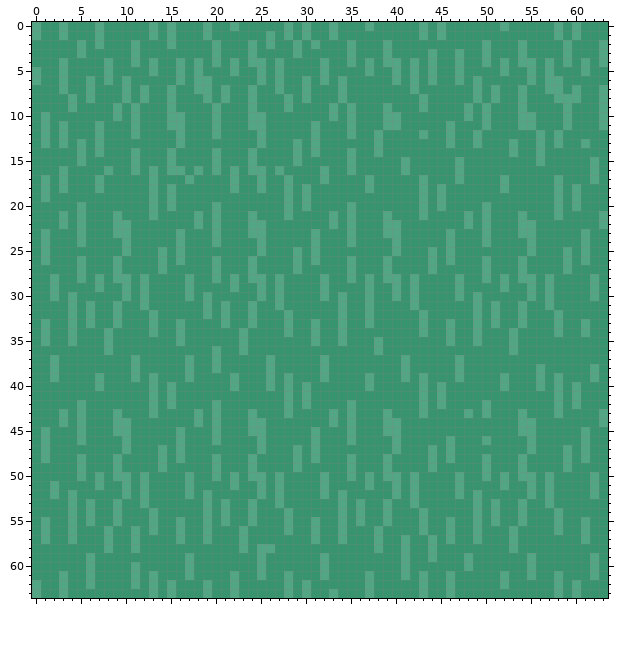
Two states of a pixel-art sprite, Assets/Sprites/Grass.png. Above, as it was before the edit.
The file is 64x64 pixels.
Once edited:
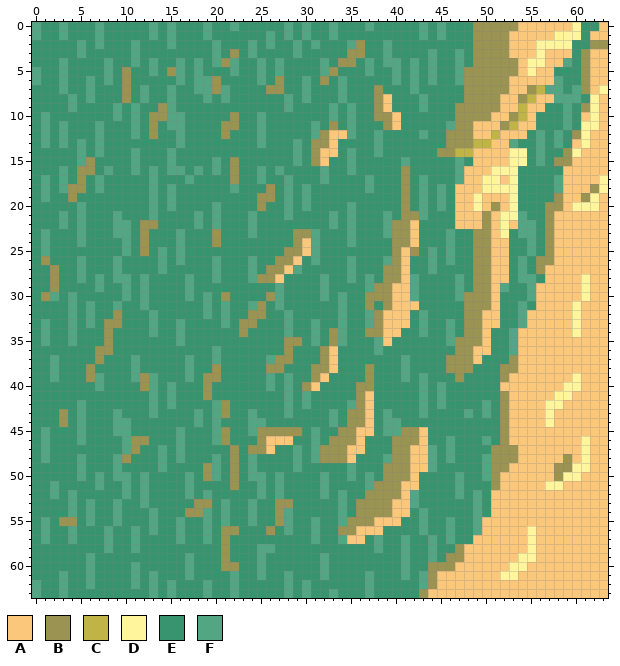
Palette (. is transparent): A #fbc87b  B #9b9351  C #c1b447  D #fff59d  E #37946e  F #52a684
Changes in this commit:
Changed rows in their new state; - is an unchanged pixel.
first column x 1:
 0 ------------------------------------------------BBBBBAAAAAAD--A
 1 ------------------------------------------------BBBBAAAAADDD-AA
 2 -----------------------------------B------------BBBBAAADDDD--BB
 3 ---------------------B------------BB------------BBBBAAADAAA-BAA
 4 --------------------B--E---------BB-------------BBBBBADDAA--BAA
 5 ---------B----B-----------------B--------------BBBBBBADAA---BAA
 6 ---------B---------B------B----B---------------BBBBBAAAAA---BAA
 7 ---------B---------B---E-BB----------B---------BBBBBAABC----BAD
 8 ---------B-------------E-------------BA--------BBBBAABCAA----DA
 9 -------------B-----E---E-------------BA-------BBBBBAACAA----BDA
10 ------------BB-----E-B-E-------------BBA------BBBBAABCA-----ADA
11 ------------B------EBB-E--------B-----BA------BBAAABCAA-----DDA
12 ------------B------EB----------BAA-----------BBBAACAAA-----BDAA
13 ------------------------------BBA------------BBBCCAA-------ADAA
14 -------------------E---E------BAA-----------BBCCAAAADD----BDAAA
15 -----B---------------B-E------BA----------------AAAADD---BBAAAA
16 ----BB---------------B-E----------------B------AAADDD-----AAAAA
17 ----B----------------B------------------B------AADDAD-----AAAAD
18 ---BB-------------------EB--------------B-----AAADDDD-----AAABD
19 ---B--------------------BB--------------B-----AADAAAD----BAABDA
20 ------------------------B---------------B-----AADABAD---BBADDDA
21 ----------------------------------------BB----AAABADD---BAAAAAA
22 -----------BB-----------E--------------BBA----AAABADA---BAAAAAA
23 -----------B-------B----E---BB---------BBA------BBAD----BAAAAAA
24 -----------B-------B----E---BA---------BBA------BBAA----BAAAAAA
25 -----------B------------E--BBA---------BAB------BBAA----BAAAAAA
26 B-------------------------BBA----------BA-------BBAA---BBAAAAAA
27 -B-----------------------BBA----------BBA-------BBAA---BAAAAAAA
28 -B-------------------E--BBA-----------BBA-------BBAA----AAAADAA
29 -B-------------------E--E------------BBAA-------BBA----AAAAADAA
30 B-------------------B---EB----------BBBAA------BBBA----AAAAADAA
31 ------------------------B-----------B-BAAA-----BBBA----AAAADAAA
32 --------B--------------BB------------BAAA------BBAA---AAAAADAAA
33 -------BB-------------BB-------------BAAA------BBAA---AAAAADAAA
34 -------B--------------B---------B---BBAA-------BBA---AAAAAADAAA
35 -------B--------------E----BB---B-----A-------BBBA---AAAAAAAAAA
36 ------BB--------------E----B---BA-------------BBAA---AAAAAAAAAA
37 ------B-------------------BB---BA------------BBBA---BAAAAAAAAAA
38 -----B-------------B-----BB---BBA---B--------BBB---BBAAAAAAAAAA
39 -----B-----B------BB-E--------BA----B---------B----BAAAAAAADAAA
40 -----------B------B--E-------BA----BB--------------AAAAAAADDAAA
41 ------------------B----------------BA--------------BAAAAADDAAAA
42 --------------------B--------------BA--------------BAAAADDAAAAA
43 --B-----------------B-------------BBA--------------BAAAADAAAAAA
44 --B-------------------------------BBA--------------BAAAADAAAAAA
45 --------------------B---BBBBB----BBAA---BBA--------BAAAAAAAAAAA
46 ----------BB--------B---BAAA----BBBA---BBBA--------BAAAAAAAADAA
47 ----------B----------B-BBA-----BBBAA---BBAA-------BBBAAAAAAADAA
48 ---------B-----------B---------BBBA----BBAA-------BBBAAAAABADAA
49 ------------------B--B----------------BBBAA-------BBAAAAABBDDAA
50 ------------------B--B----------------BBBA--------BAAAAAABDDAAA
51 ---------------------B---------------BBBAA--------BAAAAADDAAAAA
52 ------------------------------------BBBBA---------AAAAAAAAAAAAA
53 -----------------BB-------BB-------BBBBAA---------AAAAAAAAAAAAA
54 ----------------BB--------B--------BBBBAA---------AAAAAAAAAAAAA
55 --BB----------------------B-------BBBAAA---------AAAAAAAAAAAAAA
56 --------------------BBE--B-------BBAAA-----------AAAAADAAAAAAAA
57 --------------------B-E-----------AA------------AAAAAADAAAAAAAA
58 --------------------B-E-----------------------BAAAAAAADAAAAAAAA
59 --------------------B------------------------BBAAAAAADDAAAAAAAA
60 --------------------BB---------------------BBBAAAAAADDAAAAAAAAA
61 -------------------------------------------BAAAAAAADDAAAAAAAAAA
62 -------------------------------------------BAAAAAAAAAAAAAAAAAAA
63 ------------------------------------------BAAAAAAAAAAAAAAAAAAAA
